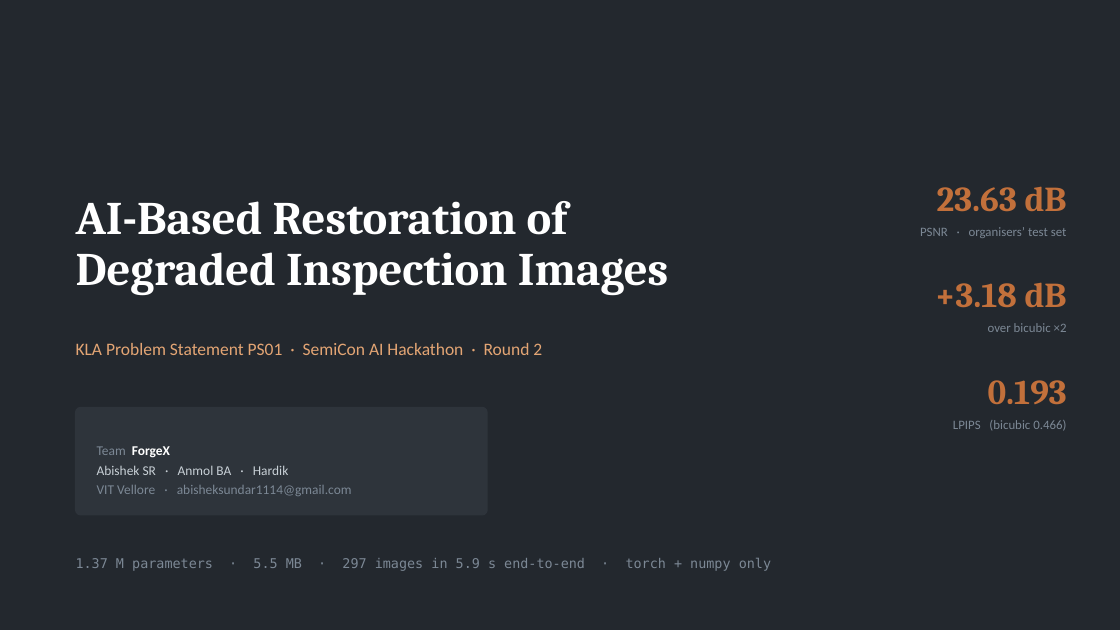
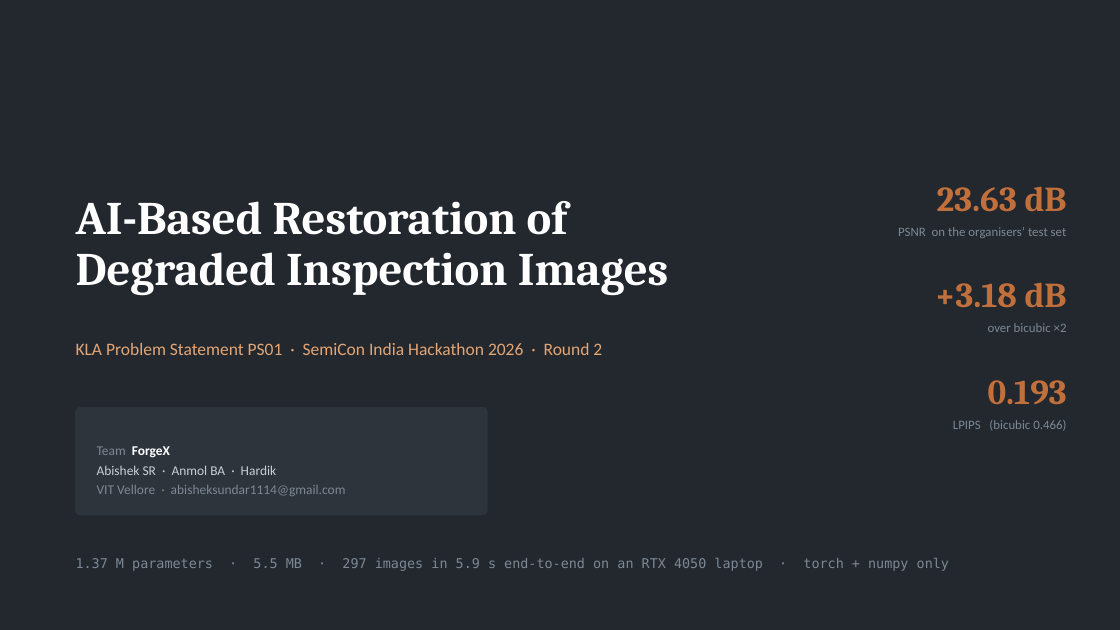
Before and after one commit to abishek1123/forgex-kla-ps01, a slide deck: slide 1 of docs/ForgeX_KLA_PS01_Round2.pptx. Drawn at 1120x630 pixels with LibreOffice and Linux fonts; fonts in the diff are those of the drawing. Boxes give left, top, right and bottom in pixels: in the first picture for what was removed or moved away, otherwise in the second. Text is boxed around its words. In the diff, an @@ line names an element or a change of style, - is before the commit and + after.

```diff
--- a/docs/ForgeX_KLA_PS01_Round2.pptx
+++ b/docs/ForgeX_KLA_PS01_Round2.pptx
@@ text at [898,227,1067,238]: text changed @@
-PSNR · organisers’ test set
+PSNR on the organisers’ test set
@@ text at [76,343,602,355]: text changed @@
-KLA Problem Statement PS01 · SemiCon AI Hackathon · Round 2
+KLA Problem Statement PS01 · SemiCon India Hackathon 2026 · Round 2
@@ text "Team ForgeX" rewrapped from [97,446,352,496] to [97,446,346,496] @@
@@ text at [76,558,949,571]: text changed @@
-1.37 M parameters · 5.5 MB · 297 images in 5.9 s end-to-end · torch + numpy only
+1.37 M parameters · 5.5 MB · 297 images in 5.9 s end-to-end on an RTX 4050 laptop · torch + numpy only
```
Also in this commit, not shown: 5 other slides changed, 11 slides added, 8 slides removed, 9 other files.
